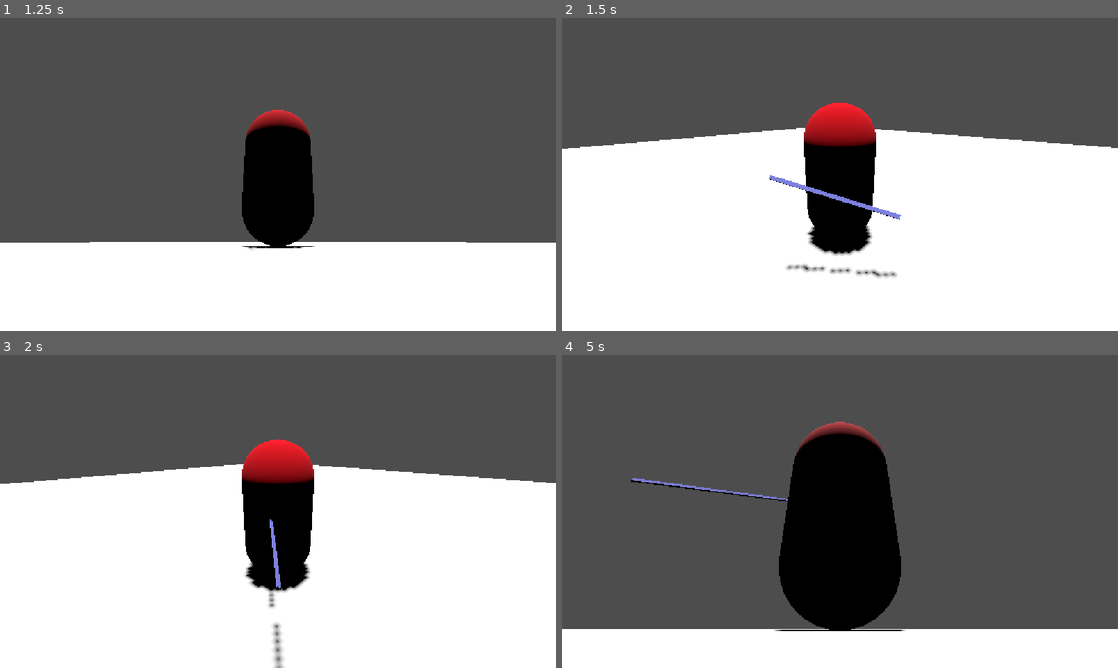
Above: before the commit, frames 1-4 (two rows, left to right).
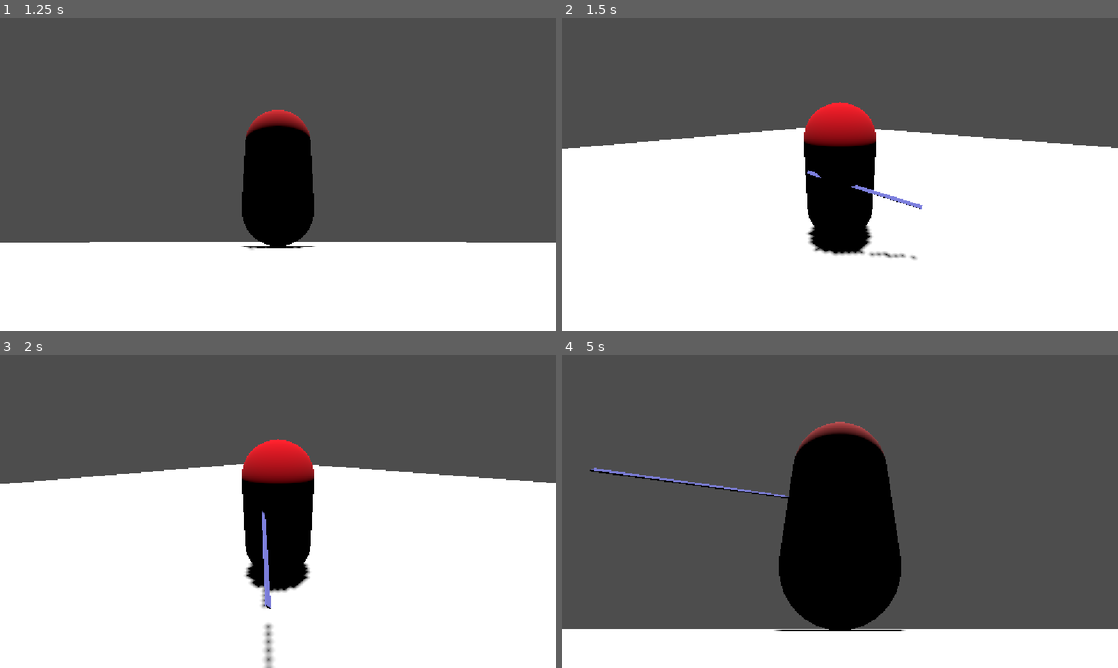
Above: after the commit, the same moments.

Repository: Gabaghooul/Dark-of-Curseness
Game: Godot game, scene res://main.tscn
The game is run twice, just before and just after one commit, with the same random seed, the same clock (stepped at 60 frames per second) and the same inputs.
Inputs (mouse positions are in pixels of both pictures, inside the frame that each line leads up to):
- Up to frame 1 (1.25 s): tap Enter at 0.5 s; move the mouse to (400, 158) at 0.52 s; hold D (move_right) from 0.53 s (still down); click (400, 158) at 0.6 s
- Up to frame 2 (1.5 s): move the mouse to (728, 190) at 1.27 s; release D (move_right) at 1.28 s; hold S (move_back) from 1.28 s (still down); click (728, 190) at 1.35 s
- Up to frame 3 (2 s): keep holding S (move_back)
- Up to frame 4 (5 s): move the mouse to (895, 442) at 2.02 s; release S (move_back) at 2.03 s; hold D (move_right) 2.03-2.78 s; click (895, 442) at 2.1 s; move the mouse to (812, 574) at 2.77 s; hold W (move_forward) 2.78-3.53 s; click (812, 574) at 2.85 s; move the mouse to (1006, 558) at 3.52 s; hold A (move_left) from 3.53 s (still down); click (1006, 558) at 3.6 s; move the mouse to (673, 464) at 4.27 s; click (673, 464) at 4.35 s

Frame 1 is identical in both runs. In frame 2, 1.0% of the frame differs, in the area x 37-65%, y 48-84%; in frame 3, 0.9%; in frame 4, 0.7%.

Commit message:
Naive input buffering for second attack

Diff:
--- a/player.gd
+++ b/player.gd
@@ -13,6 +13,7 @@
 
 var target_velocity = Vector3.ZERO
 var state = "READY"
+var combo_buffered = false
 
 func _ready():
 	$Health.init(max_hp)
@@ -44,10 +45,16 @@
 			state = "ATTACK"
 			velocity = Vector3.ZERO
 			$WeaponSlot/Weapon.attack2()
-
+		elif state == "ATTACK":
+			combo_buffered = true
 
 func enter_recovery():
 	state = "RECOVERY"
+	if combo_buffered:
+		state = "ATTACK"
+		velocity = Vector3.ZERO
+		$WeaponSlot/Weapon.attack2()
+		combo_buffered = false
 
 func reset_state():
 	state = "READY"
--- a/weapon.tscn
+++ b/weapon.tscn
@@ -61,7 +61,7 @@
 
 [sub_resource type="Animation" id="Animation_8xwfw"]
 resource_name = "swing2"
-length = 0.8
+length = 0.39999999999999997
 tracks/0/type = "rotation_3d"
 tracks/0/imported = false
 tracks/0/enabled = true
@@ -86,6 +86,13 @@
 "method": &"finish_attack"
 }]
 }
+tracks/2/type = "position_3d"
+tracks/2/imported = false
+tracks/2/enabled = true
+tracks/2/path = NodePath(".")
+tracks/2/interp = 1
+tracks/2/loop_wrap = true
+tracks/2/keys = PackedFloat32Array(0, 1, -0.7773973, 0, -0.09013383, 0.4, 1, 0.23567057, 0.12961727, 0)
 
 [sub_resource type="AnimationLibrary" id="AnimationLibrary_8xwfw"]
 _data = {
@@ -98,7 +105,7 @@
 script = ExtResource("1_swcir")
 
 [node name="VisualPivot" type="Node3D" parent="." unique_id=1922229995]
-transform = Transform3D(1, 0, 0, 0, 0.9999999, 0, 0, 0, 1.0000001, 0, 0, 0)
+transform = Transform3D(0.9999999, 0, 0, 0, 0.9999997, 0, 0, 0, 1, 0, 0, 0)
 
 [node name="Hitbox" type="Area3D" parent="VisualPivot" unique_id=1175507382]
 transform = Transform3D(0.99999994, 0, 0, 0, 0.9999998, 0, 0, 0, 0.9999999, 0, 0, 0)
